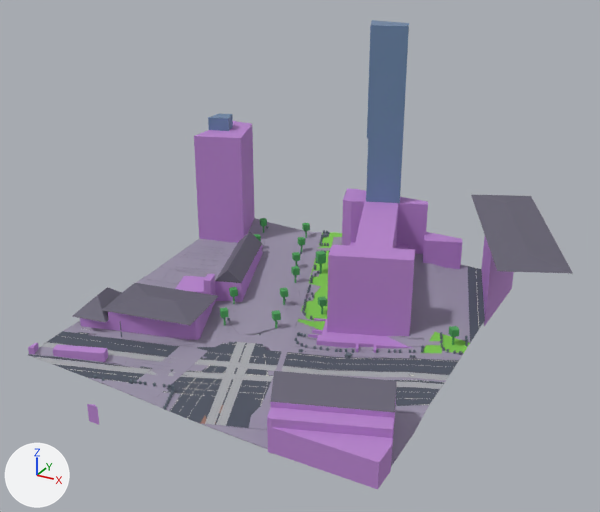
The glTF model public/maps/melbourne/chunks/5_-17.glb, before and after one commit.
The view is the same before and after, from a 50 mm camera at (778.4, 1768.1, 151.1) aimed at (659.2, 1984.7, 42.8). Lighting does not change. The marker at lower left points along +X, +Y and +Z. The picture after the commit comes second. Where no turn or scale is listed for an object, it has been applied to the vertices. Vertices at exactly the same position are counted once.

In view in the first picture: 'compiled-chunk'.
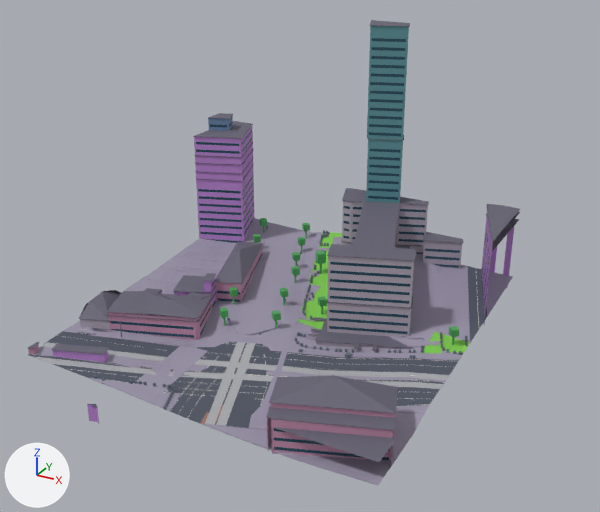
Where the newer file only moved an object's origin or applied its transform, the numbers keep the older frame.

Edits to the bpy script that builds the scene:
```text
Add mat_window:
    mat_window = principled_material('window')
    mat_window.base_color = (0.035, 0.105, 0.16)  # dark blue #355b6f
    mat_window.metallic = 0.38
    mat_window.roughness = 0.24
Add mat_skyscraper_teal:
    mat_skyscraper_teal = principled_material('skyscraper-teal')
    mat_skyscraper_teal.base_color = (0.12, 0.32, 0.35)  # cyan #6199a0
    mat_skyscraper_teal.metallic = 0.2
    mat_skyscraper_teal.roughness = 0.44
Add mat_commercial_stone:
    mat_commercial_stone = principled_material('commercial-stone')
    mat_commercial_stone.base_color = (0.43, 0.38, 0.45)  # grey #afa6b3
    mat_commercial_stone.roughness = 0.86
Add mat_commercial_rose:
    mat_commercial_rose = principled_material('commercial-rose')
    mat_commercial_rose.base_color = (0.52, 0.26, 0.39)  # pink #bf8ba8
    mat_commercial_rose.roughness = 0.8
Change me_mesh_0:
    used by ob_compiled_chunk; location = (666.0, 1994.5, 54.8)
    remove me_mesh_0.from_pydata(...)  # 8385 vertices, 12053 faces; spans x -76.0..76.0, y -69.0..69.0, z -54.0..54.0
    add me_mesh_0.from_pydata(...)  # 9672 vertices, 12661 faces; spans x -72.0..48.0, y -69.0..52.0, z -54.0..54.0
    me_mesh_0 part 1: 24 vertices moved within x -63.0..46.0, y -67.0..52.0, z -39.0..-7.0; 60 vertices removed from x -76.0..76.0, y -68.0..69.0, z -42.0..-6.0; 1347 vertices added at x -72.0..48.0, y -68.0..52.0, z -48.0..54.0
    me_mesh_0 part 2: 66 faces spanning x -72.0..48.0, y -68.0..27.0, z -43.0..-28.0 switch from mat_commercial (purple #b985cf) to mat_commercial_rose (pink #bf8ba8)
    me_mesh_0 part 3: 135 faces spanning x -72.0..36.0, y -47.0..52.0, z -39.0..-9.0 switch from mat_commercial (purple #b985cf) to mat_commercial_stone (grey #afa6b3)
    me_mesh_0 part 4: 12 faces spanning x -11.0..5.0, y 40.0..52.0, z -9.0..54.0 switch from mat_skyscraper (blue #718caf) to mat_skyscraper_teal (cyan #6199a0)
    add me_mesh_0.materials.append(mat_window)  # dark blue #355b6f
```

Pixel boxes (x1, y1, x2, y2) of what changed, in the pictures (600 x 512 px):
'compiled-chunk', reshaped
    before: (28, 20, 572, 489)
    after: (28, 20, 520, 486)
part 1 of me_mesh_0, cut back
    before: (62, 195, 572, 489)
    after: (28, 20, 520, 462)
part 2 of me_mesh_0, recoloured
    both: (28, 247, 395, 460)
part 3 of me_mesh_0, recoloured
    both: (80, 201, 462, 353)
part 4 of me_mesh_0, recoloured (blue to cyan)
    both: (366, 26, 409, 203)
